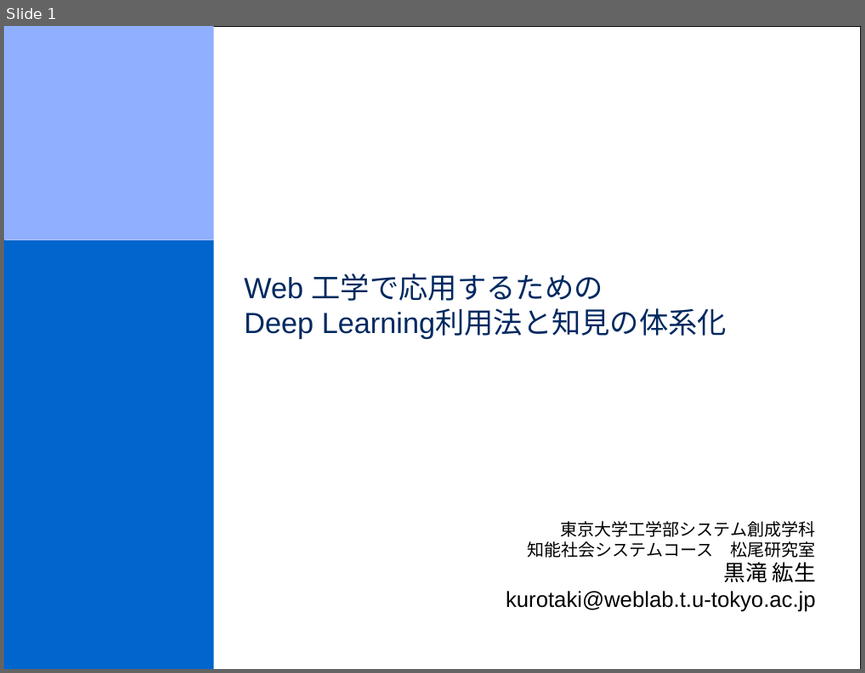
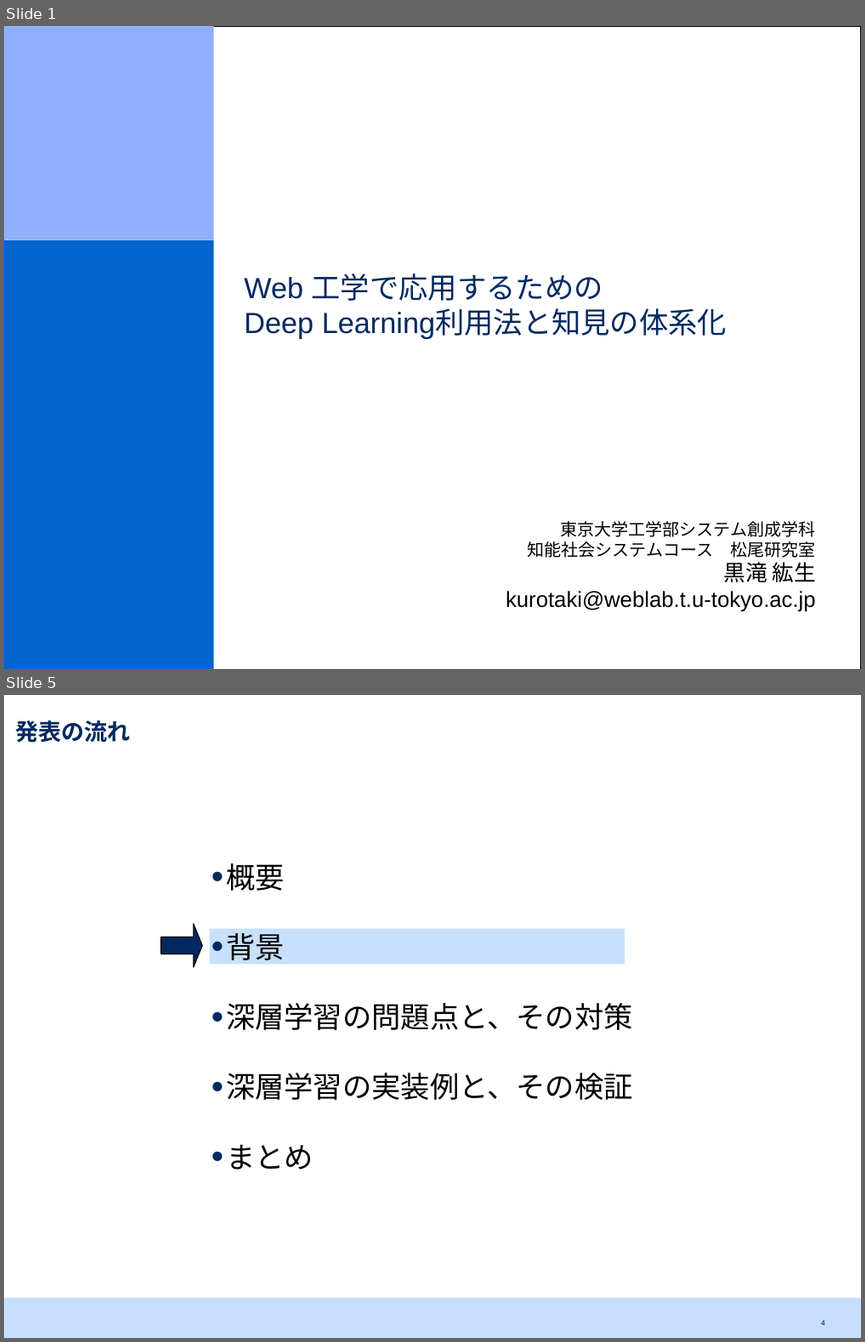
Before and after one commit to srtk/sotsuron, a slide deck: doc/sotsuron_defense/bd.pptx. Shown one above the other, each under a label of ours: slide 1 before the commit, slides 1 and 5 after it; the slides between them are not shown. The pictures are 865x673 and 865x1342 pixels, drawn with LibreOffice and Linux fonts; fonts in the diff are those of the drawing. Boxes give left, top, right and bottom in pixels: in the first picture for what was removed or moved away, otherwise in the second. Text is boxed around its words. In the diff, an @@ line names an element or a change of style, - is before the commit and + after.

```diff
--- a/doc/sotsuron_defense/bd.pptx
+++ b/doc/sotsuron_defense/bd.pptx
@@ slide 5 added at [4, 695, 861, 1338], background #FFFFFF @@
@@ title added at [15, 721, 130, 743], 19 pt, text #002960, bold @@
+発表の流れ
@@ text added at [226, 863, 633, 1169], 24 pt, text #000000 @@
+  • 概要
+  • 背景
+  • 深層学習の問題点と、その対策
+  • 深層学習の実装例と、その検証
+  • まとめ
@@ right arrow added at [161, 923, 202, 967], fill #002960, outline #000000 0.75 pt @@
@@ rectangle added at [210, 929, 624, 964], fill #C7E0FB @@
@@ rectangle added at [4, 1298, 861, 1338], fill #C7DFFB @@
@@ page number added at [821, 1320, 825, 1325], 10 pt, text #000000 @@
+4
```
Also in this commit, not shown: 12 slides changed, 6 other slides added, 3 slides removed, 1 other file.
